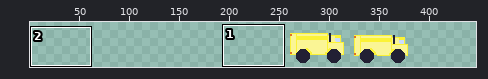
Sprite sheet: assets/images/environment.png. The picture above shows the old version from afar; the outline marks the close-up.
Close-up. Before the edit:
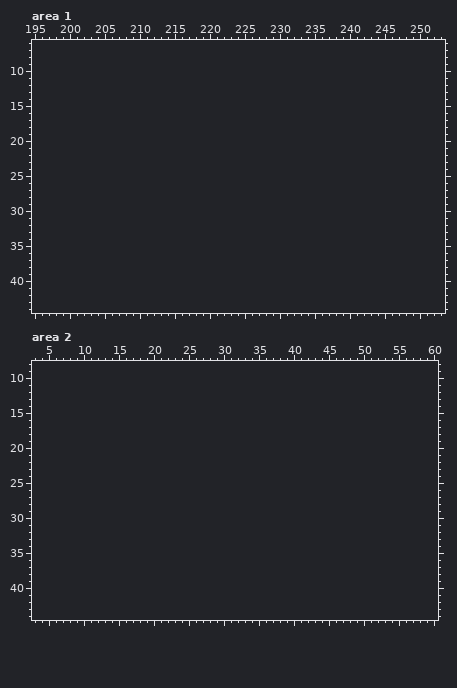
The file is 128x64 pixels. Shown: area 1: x 195..253, y 6..44; area 2: x 3..60, y 8..44. The old version is drawn lined up with the new one, on the new canvas. The wide view leaves out empty margins. The commit also changed other parts of the picture, which this record leaves out.
Palette (. is transparent): 
The same view after the edit:
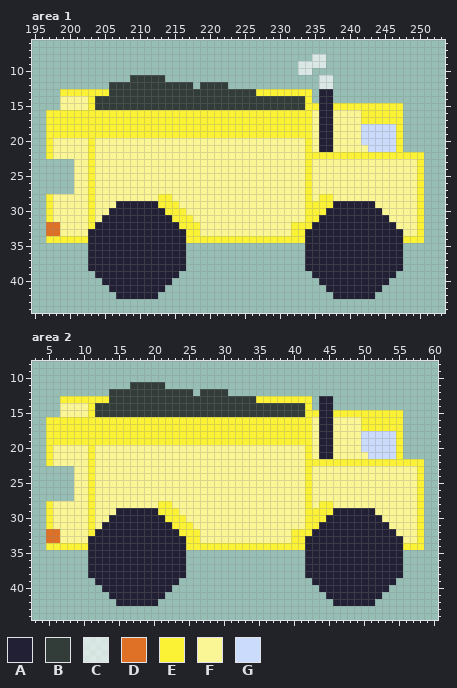
Colours new in this view: A #222034  B #323c39  C #ffffffa5  D #df7126  E #fbf236  F #faf595  G #cbdbfc
Edits made:
canvas 128x64 -> 448x64, the old top-left corner now at 256,0
Changed rows in their new state; - is an unchanged pixel.
Area 1:
first column x 197:
 8 --------------------------------------CC--------------
 9 ------------------------------------CCCC--------------
10 ------------------------------------CC----------------
11 ------------BBBBB----------------------CC-------------
12 ---------BBBBBBBBBBBB-BBBB-------------CC-------------
13 --EEEEEEEBBBBBBBBBBBBBBBBBBBBBEEEEEEEE-AA-------------
14 --FFFFEBBBBBBBBBBBBBBBBBBBBBBBBBBBBBBE-AA-------------
15 --FFFFEBBBBBBBBBBBBBBBBBBBBBBBBBBBBBBEEAAEEEEEEEEEE---
16 EEEEEEEEEEEEEEEEEEEEEEEEEEEEEEEEEEEEEEFAAFFFFEEEEEE---
17 EEEEEEEEEEEEEEEEEEEEEEEEEEEEEEEEEEEEEEFAAFFFFEEEEEE---
18 EEEEEEEEEEEEEEEEEEEEEEEEEEEEEEEEEEEEEEFAAFFFFGGGGGE---
19 EEEEEEEEEEEEEEEEEEEEEEEEEEEEEEEEEEEEEEFAAFFFFGGGGGE---
20 EFFFFFEFFFFFFFFFFFFFFFFFFFFFFFFFFFFFFEFAAFFFFGGGGGE---
21 EFFFFFEFFFFFFFFFFFFFFFFFFFFFFFFFFFFFFEFAAFFFFFGGGGE---
22 EFFFFFEFFFFFFFFFFFFFFFFFFFFFFFFFFFFFFEEEEEEEEEEEEEEEEE
23 ----FFEFFFFFFFFFFFFFFFFFFFFFFFFFFFFFFEFFFFFFFFFFFFFFFE
24 ----FFEFFFFFFFFFFFFFFFFFFFFFFFFFFFFFFEFFFFFFFFFFFFFFFE
25 ----FFEFFFFFFFFFFFFFFFFFFFFFFFFFFFFFFEFFFFFFFFFFFFFFFE
26 ----FFEFFFFFFFFFFFFFFFFFFFFFFFFFFFFFFEFFFFFFFFFFFFFFFE
27 ----FFEFFFFFFFFFFFFFFFFFFFFFFFFFFFFFFEFFFFFFFFFFFFFFFE
28 EFFFFFEFFFFFFFFFEEFFFFFFFFFFFFFFFFFFFEFEEFFFFFFFFFFFFE
29 EFFFFFEFFFAAAAAAEEEFFFFFFFFFFFFFFFFFFEEEEAAAAAAFFFFFFE
30 EFFFFFEFFAAAAAAAAEEEFFFFFFFFFFFFFFFFFEEEAAAAAAAAFFFFFE
31 EFFFFFEFAAAAAAAAAAEEEFFFFFFFFFFFFFFFFEEAAAAAAAAAAFFFFE
32 DDFFFFEAAAAAAAAAAAAEEEFFFFFFFFFFFFFEEEAAAAAAAAAAAAFFFE
33 DDFFFFAAAAAAAAAAAAAAEEFFFFFFFFFFFFFEEAAAAAAAAAAAAAAFFE
34 EEEEEEAAAAAAAAAAAAAAEEEEEEEEEEEEEEEEEAAAAAAAAAAAAAAEEE
35 ------AAAAAAAAAAAAAA-----------------AAAAAAAAAAAAAA---
36 ------AAAAAAAAAAAAAA-----------------AAAAAAAAAAAAAA---
37 ------AAAAAAAAAAAAAA-----------------AAAAAAAAAAAAAA---
38 ------AAAAAAAAAAAAAA-----------------AAAAAAAAAAAAAA---
39 -------AAAAAAAAAAAA-------------------AAAAAAAAAAAA----
40 --------AAAAAAAAAA---------------------AAAAAAAAAA-----
41 ---------AAAAAAAA-----------------------AAAAAAAA------
42 ----------AAAAAA-------------------------AAAAAA-------
Area 2:
first column x 5:
11 ------------BBBBB-------------------------------------
12 ---------BBBBBBBBBBBB-BBBB----------------------------
13 --EEEEEEEBBBBBBBBBBBBBBBBBBBBBEEEEEEEE-AA-------------
14 --FFFFEBBBBBBBBBBBBBBBBBBBBBBBBBBBBBBE-AA-------------
15 --FFFFEBBBBBBBBBBBBBBBBBBBBBBBBBBBBBBEEAAEEEEEEEEEE---
16 EEEEEEEEEEEEEEEEEEEEEEEEEEEEEEEEEEEEEEFAAFFFFEEEEEE---
17 EEEEEEEEEEEEEEEEEEEEEEEEEEEEEEEEEEEEEEFAAFFFFEEEEEE---
18 EEEEEEEEEEEEEEEEEEEEEEEEEEEEEEEEEEEEEEFAAFFFFGGGGGE---
19 EEEEEEEEEEEEEEEEEEEEEEEEEEEEEEEEEEEEEEFAAFFFFGGGGGE---
20 EFFFFFEFFFFFFFFFFFFFFFFFFFFFFFFFFFFFFEFAAFFFFGGGGGE---
21 EFFFFFEFFFFFFFFFFFFFFFFFFFFFFFFFFFFFFEFAAFFFFFGGGGE---
22 EFFFFFEFFFFFFFFFFFFFFFFFFFFFFFFFFFFFFEEEEEEEEEEEEEEEEE
23 ----FFEFFFFFFFFFFFFFFFFFFFFFFFFFFFFFFEFFFFFFFFFFFFFFFE
24 ----FFEFFFFFFFFFFFFFFFFFFFFFFFFFFFFFFEFFFFFFFFFFFFFFFE
25 ----FFEFFFFFFFFFFFFFFFFFFFFFFFFFFFFFFEFFFFFFFFFFFFFFFE
26 ----FFEFFFFFFFFFFFFFFFFFFFFFFFFFFFFFFEFFFFFFFFFFFFFFFE
27 ----FFEFFFFFFFFFFFFFFFFFFFFFFFFFFFFFFEFFFFFFFFFFFFFFFE
28 EFFFFFEFFFFFFFFFEEFFFFFFFFFFFFFFFFFFFEFEEFFFFFFFFFFFFE
29 EFFFFFEFFFAAAAAAEEEFFFFFFFFFFFFFFFFFFEEEEAAAAAAFFFFFFE
30 EFFFFFEFFAAAAAAAAEEEFFFFFFFFFFFFFFFFFEEEAAAAAAAAFFFFFE
31 EFFFFFEFAAAAAAAAAAEEEFFFFFFFFFFFFFFFFEEAAAAAAAAAAFFFFE
32 DDFFFFEAAAAAAAAAAAAEEEFFFFFFFFFFFFFEEEAAAAAAAAAAAAFFFE
33 DDFFFFAAAAAAAAAAAAAAEEFFFFFFFFFFFFFEEAAAAAAAAAAAAAAFFE
34 EEEEEEAAAAAAAAAAAAAAEEEEEEEEEEEEEEEEEAAAAAAAAAAAAAAEEE
35 ------AAAAAAAAAAAAAA-----------------AAAAAAAAAAAAAA---
36 ------AAAAAAAAAAAAAA-----------------AAAAAAAAAAAAAA---
37 ------AAAAAAAAAAAAAA-----------------AAAAAAAAAAAAAA---
38 ------AAAAAAAAAAAAAA-----------------AAAAAAAAAAAAAA---
39 -------AAAAAAAAAAAA-------------------AAAAAAAAAAAA----
40 --------AAAAAAAAAA---------------------AAAAAAAAAA-----
41 ---------AAAAAAAA-----------------------AAAAAAAA------
42 ----------AAAAAA-------------------------AAAAAA-------
